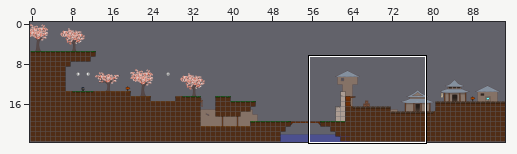
Two versions of a level (Tiled map, raw/levelconverter/maps/l01.tmx). Above, an overview of the earlier version with the close-up marked.
Close-up. Before the commit:
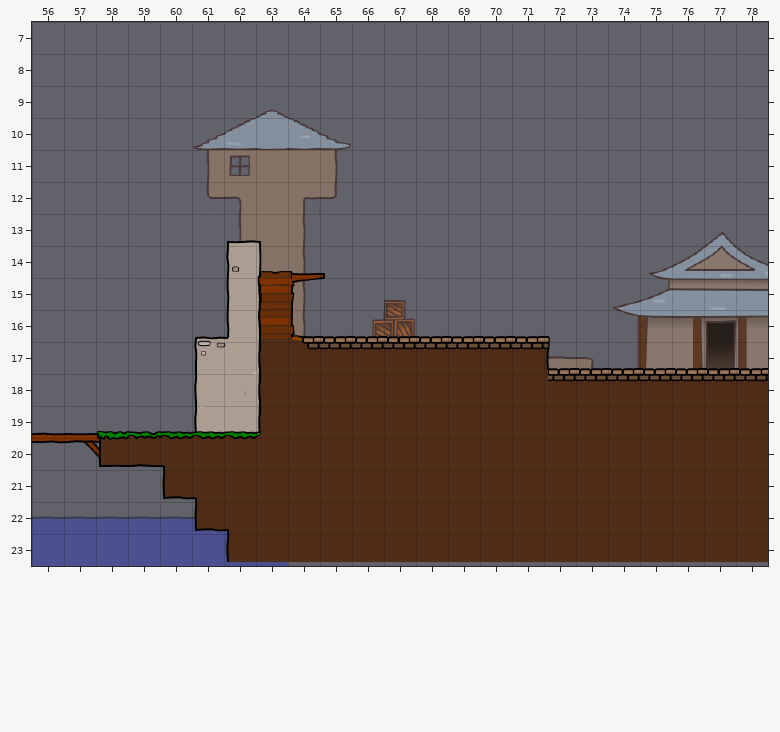
Cells are 40x40 px. Shown: x 56..78, y 7..23. The commit also changed other parts of the map, which this record leaves out. Tiles whose own drawing changed are shown in their newer look in all pictures.
New version:
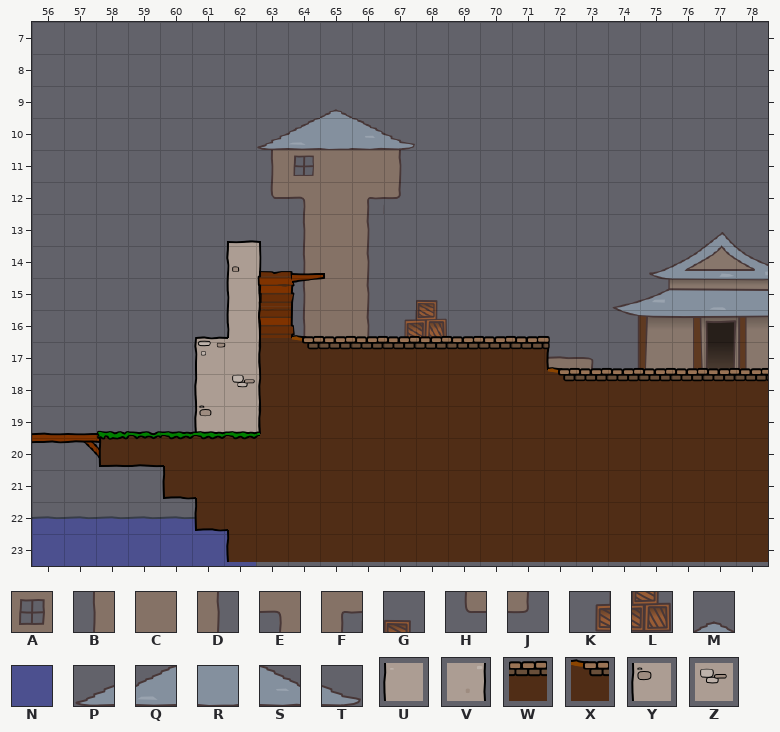
Key: from "background": A 5, B 8, C 9, D 10, E 11, F 12, G 13, H 16, J 18, K 20, L 21, M 58, N 64, P 67, Q 68, R 69, S 70, T 71; from "world1": U 40, V 42, W 69, X 108, Y 116, Z 127.
_ is an empty cell.
Author's note on the commit: Modified detail on concrete wall. Added rice to background.svg
From old to new:
Layer "bg":
The edit turns tile C into tile A in row 11 at x 64.
The edit turns tile C into tile B in row 11 at x 63.
The edit turns tile D into tile B in rows 13 to 16 at x 64.
The edit turns tile D into tile C in row 11 at x 65.
The edit turns tile J into tile C in row 12 at x 65.
There is now tile C in row 11 at x 66; in rows 13 to 16 at x 65.
The edit turns tile K into tile D in row 16 at x 66.
There is now tile D in row 11 at x 67; in rows 13 to 15 at x 66.
The edit turns tile F into tile E in row 12 at x 64.
There is now tile F in row 12 at x 66.
There is now tile G in row 15 at x 68.
The edit turns tile C into tile H in row 12 at x 63.
There is now tile J in row 12 at x 67.
The edit turns tile L into tile K in row 16 at x 67.
There is now tile L in row 16 at x 68.
There is now tile M in row 9 at x 65.
The edit turns tile R into tile P in row 10 at x 63.
The edit turns tile S into tile Q in row 10 at x 64.
The edit turns tile T into tile R in row 10 at x 65.
There is now tile S in row 10 at x 66.
There is now tile T in row 10 at x 67.
Tile A is gone in row 11 at x 62.
Tile B is gone in row 11 at x 61; in row 13 at x 62.
Tile C is gone in rows 13 to 14 at x 63.
Tile E is gone in row 12 at x 62.
Tile G is gone in row 15 at x 67.
Tile H is gone in row 12 at x 61.
Tile M is gone in row 9 at x 63.
Tile N is gone in row 23 at x 63.
Tile P is gone in row 10 at x 61.
Tile Q is gone in row 10 at x 62.
Layer "walls":
The edit turns tile W into tile X in row 18 at x 72.
The edit turns tile U into tile Y in row 19 at x 61.
The edit turns tile V into tile Z in row 18 at x 62.
Changed places in both close-ups, as pixel boxes (x1, y1, x2, y2):
changed: (193, 109, 447, 338)
changed: (199, 371, 260, 417)
changed: (548, 367, 565, 382)
removed: (256, 562, 288, 566)
